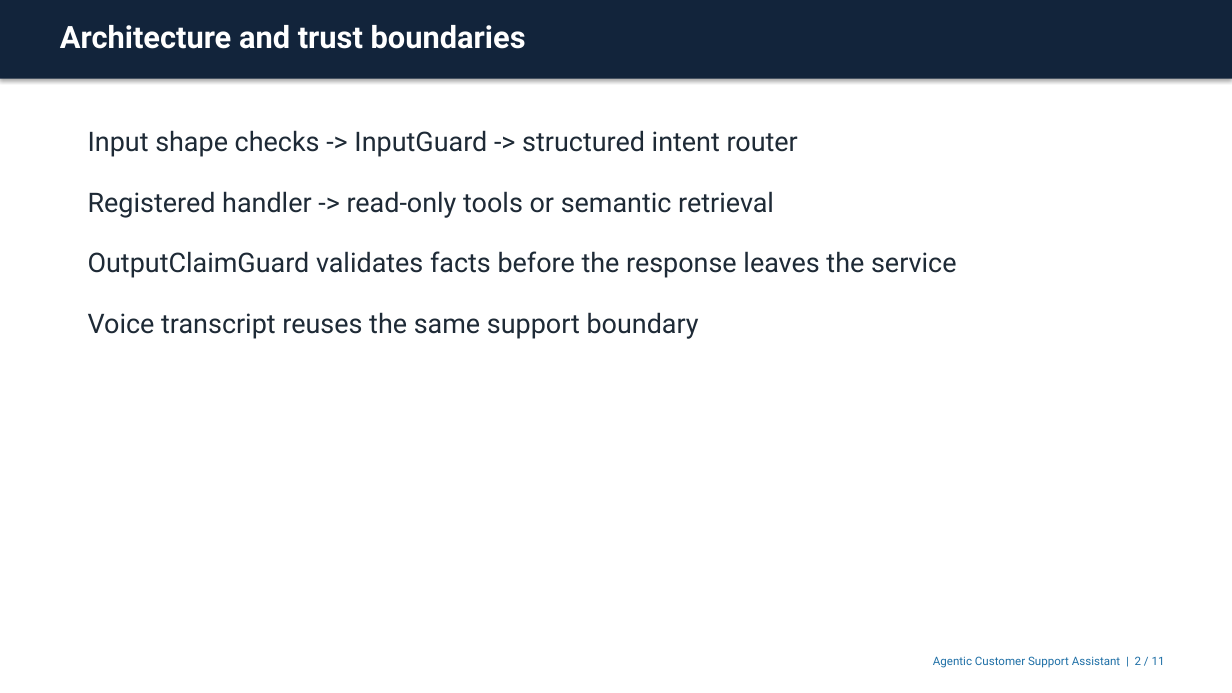
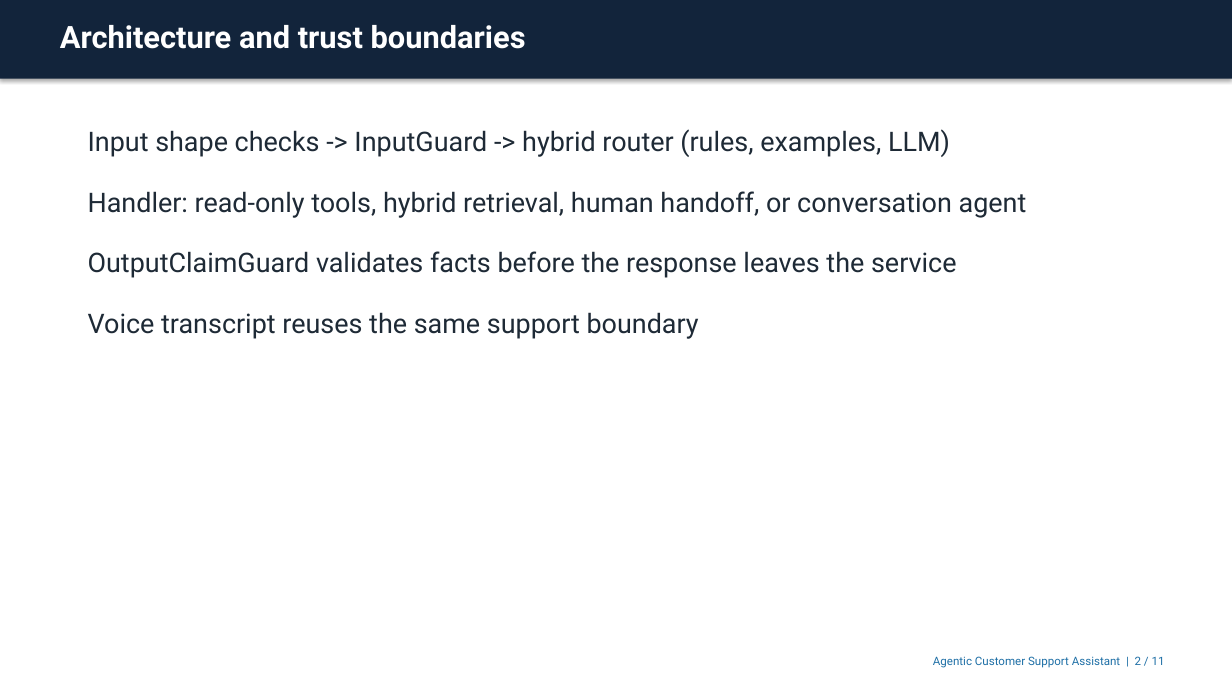
Before and after one commit to amit253/Agentic-Customer-Support-Assistant, a slide deck: slide 2 of presentation/agentic-customer-support.pptx. Drawn at 1232x693 pixels with LibreOffice and Linux fonts; fonts in the diff are those of the drawing. Boxes give left, top, right and bottom in pixels: in the first picture for what was removed or moved away, otherwise in the second. Text is boxed around its words. In the diff, an @@ line names an element or a change of style, - is before the commit and + after.

```diff
--- a/presentation/agentic-customer-support.pptx
+++ b/presentation/agentic-customer-support.pptx
@@ text at (88, 129, 1027, 218): text changed @@
-Input shape checks -> InputGuard -> structured intent router
-Registered handler -> read-only tools or semantic retrieval
+Input shape checks -> InputGuard -> hybrid router (rules, examples, LLM)
+Handler: read-only tools, hybrid retrieval, human handoff, or conversation agent
```
Also in this commit, not shown: 4 other slides changed, 17 other files.
